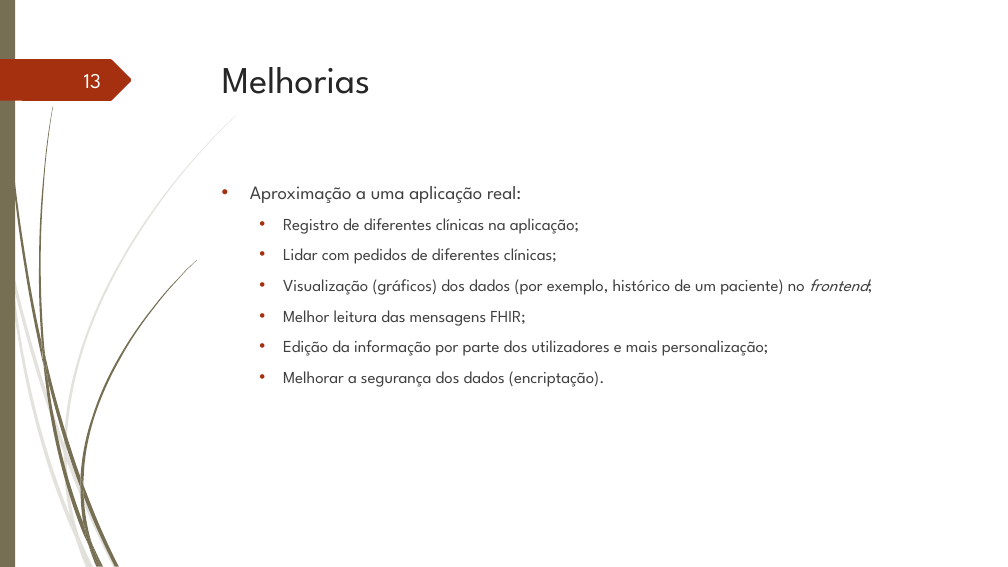
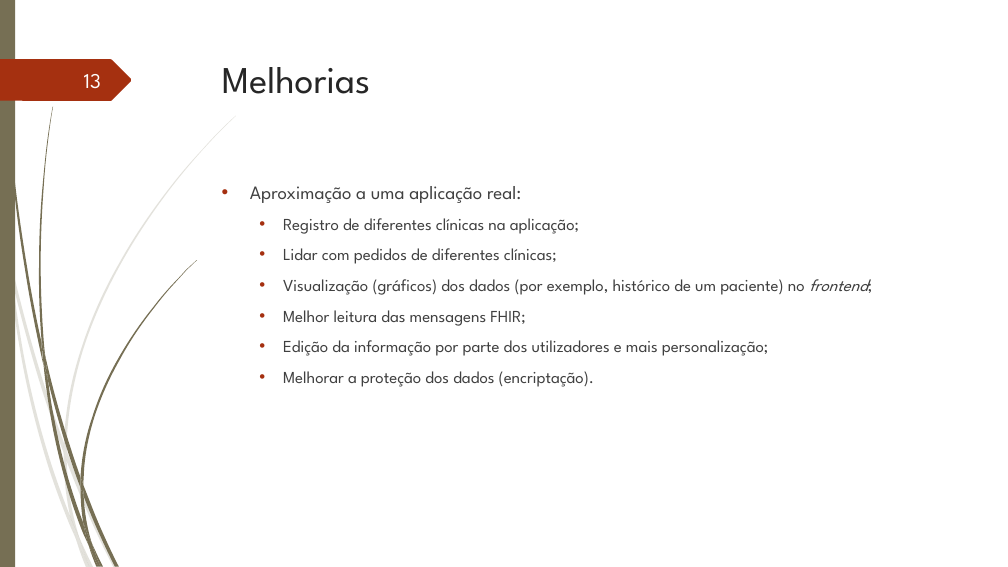
Before and after one commit to hugo-baptista/tg-apinf-pce, a slide deck: slide 13 of Apresentação.pptx. Drawn at 1008x567 pixels with LibreOffice and Linux fonts; fonts in the diff are those of the drawing. Boxes give left, top, right and bottom in pixels: in the first picture for what was removed or moved away, otherwise in the second. Text is boxed around its words. In the diff, an @@ line names an element or a change of style, - is before the commit and + after.

Commit message:
Update Apresentação

```diff
--- a/Apresentação.pptx
+++ b/Apresentação.pptx
@@ text at (x1=283, y1=371, x2=594, y2=387): text changed @@
-  • Melhorar a segurança dos dados (encriptação).
+  • Melhorar a proteção dos dados (encriptação).
```
Also in this commit, not shown: 2 other slides changed.
